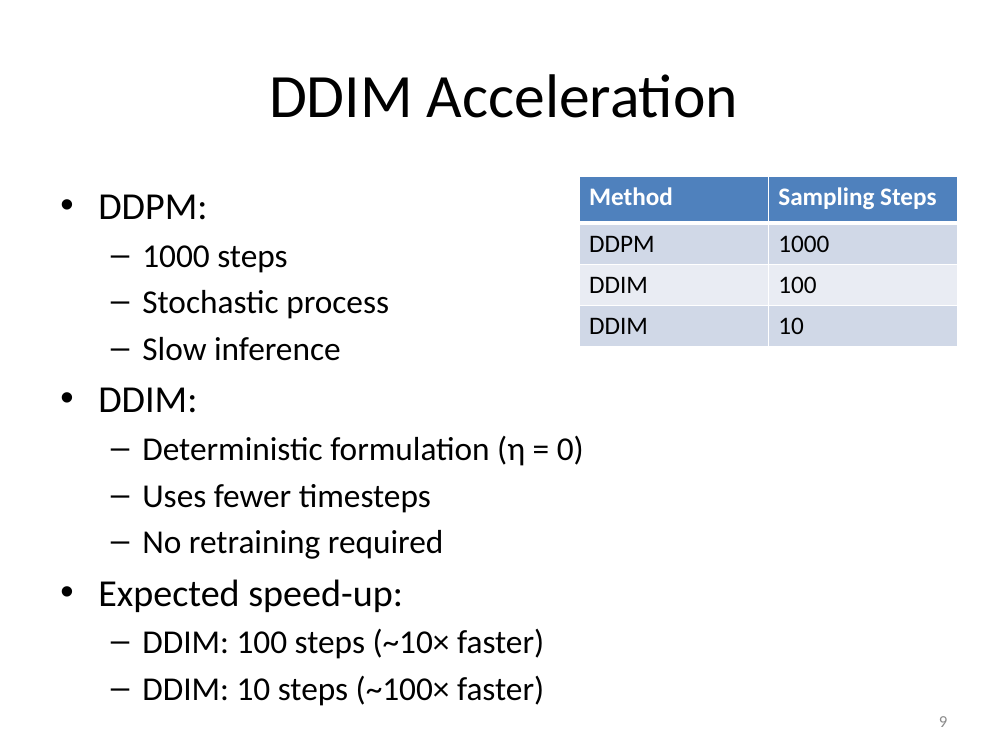
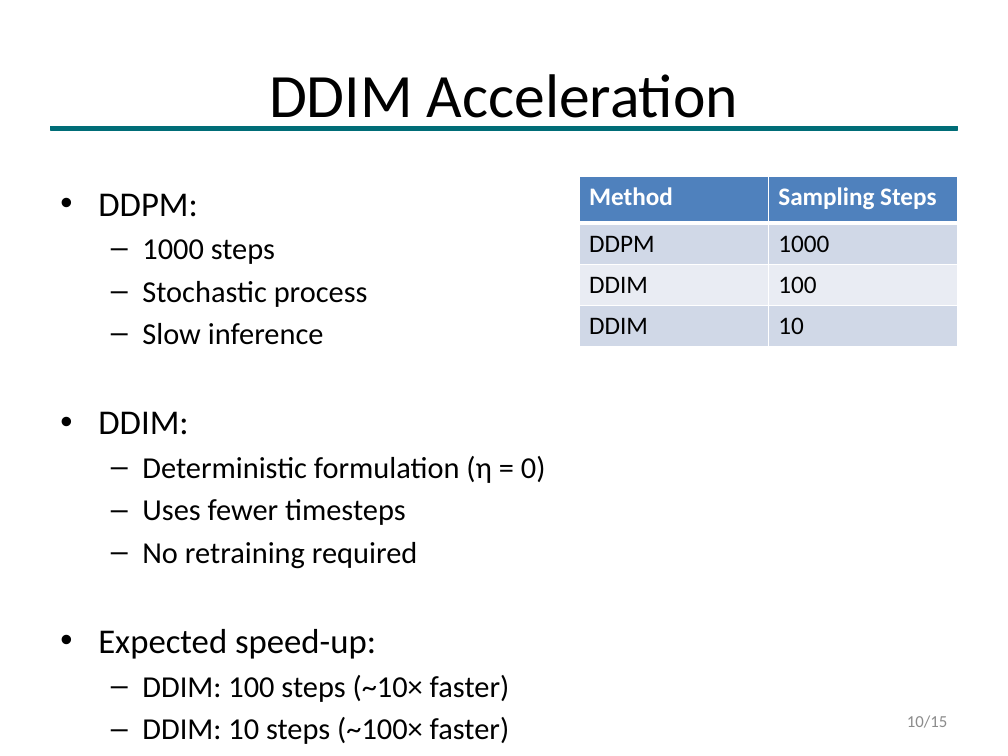
Before and after one commit to yufedor/visionDepthEstimation, a slide deck: slide 10 of Lightweight_Diffusion_Models_Presentation.pptx (slide 9 before the commit). Drawn at 1008x756 pixels with LibreOffice and Linux fonts; fonts in the diff are those of the drawing. Boxes give left, top, right and bottom in pixels: in the first picture for what was removed or moved away, otherwise in the second. Text is boxed around its words. In the diff, an @@ line names an element or a change of style, - is before the commit and + after.

```diff
--- a/Lightweight_Diffusion_Models_Presentation.pptx
+++ b/Lightweight_Diffusion_Models_Presentation.pptx
@@ rectangle added at (50, 126, 958, 130), fill #006D77, outline #006D77 1 pt @@
@@ text "DDPM:" at (98, 193, 546, 744): size 27.2 to 24.8 pt in "DDPM:", "DDIM:", "Expected speed-up:"; size 23.8 to 21.7 pt in "1000 steps", "Stochastic process", "Slow inference", "Deterministic formulation (η = 0)" and 4 more places @@
@@ page number at (907, 715, 947, 728): text changed @@
-9
+10/15
```
Also in this commit, not shown: 12 other slides changed, 2 slides added, 2 other files.
